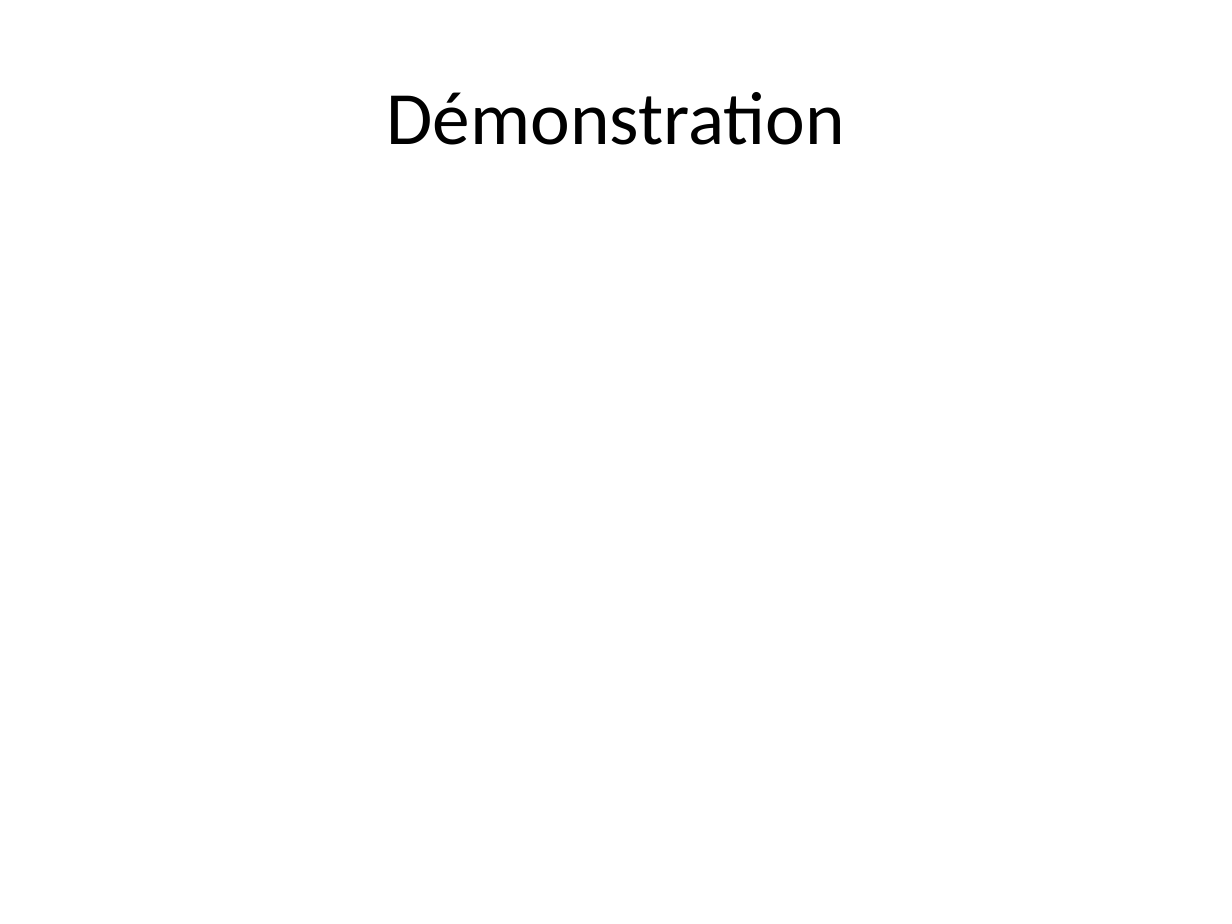
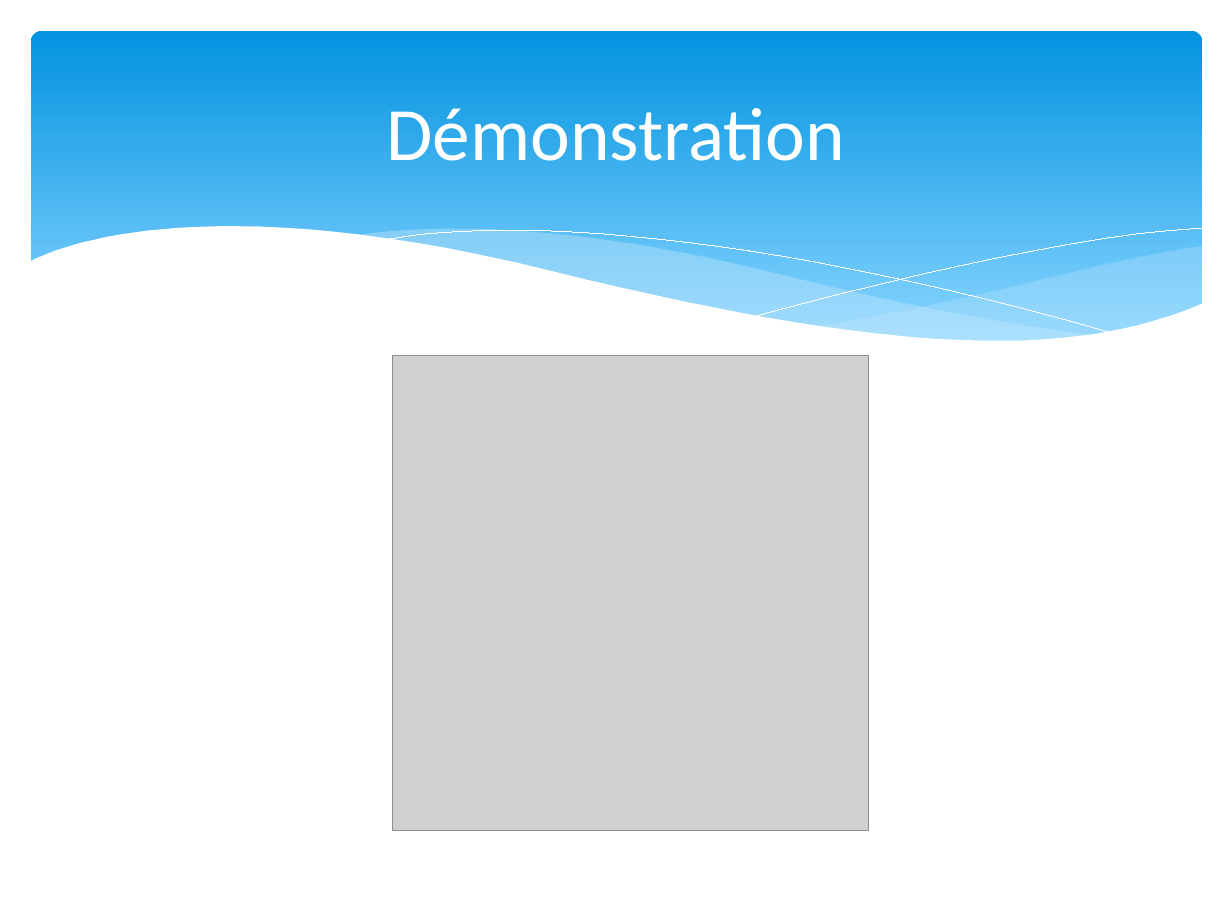
Before and after one commit to LucienMoor/AYNIM, a slide deck: slide 17 of Documents/PrésentationRichPoor.pptx (slide 14 before the commit). Drawn at 1232x924 pixels with LibreOffice and Linux fonts; fonts in the diff are those of the drawing; grey boxes stand for pictures. Boxes give left, top, right and bottom in pixels: in the first picture for what was removed or moved away, otherwise in the second. Text is boxed around its words. In the diff, an @@ line names an element or a change of style, - is before the commit and + after.

```diff
--- a/Documents/PrésentationRichPoor.pptx
+++ b/Documents/PrésentationRichPoor.pptx
@@ rounded rectangle added at bbox=[31, 31, 1202, 363], fill gradient #0293E0 to #83D3FE @@
@@ title "Démonstration": place and size @@
-title "Démonstration" at bbox=[387, 92, 845, 145]
+title "Démonstration" at bbox=[387, 108, 845, 161]
@@ title "Démonstration" at bbox=[387, 108, 845, 161]: text colour #000000 to #FFFFFF @@
@@ group added at bbox=[28, 227, 1204, 405]: 5 freeform shapes @@
@@ picture added at bbox=[393, 355, 869, 830] @@
```
Also in this commit, not shown: 12 other slides changed, 14 slides added, 10 slides removed, 13 other files.
